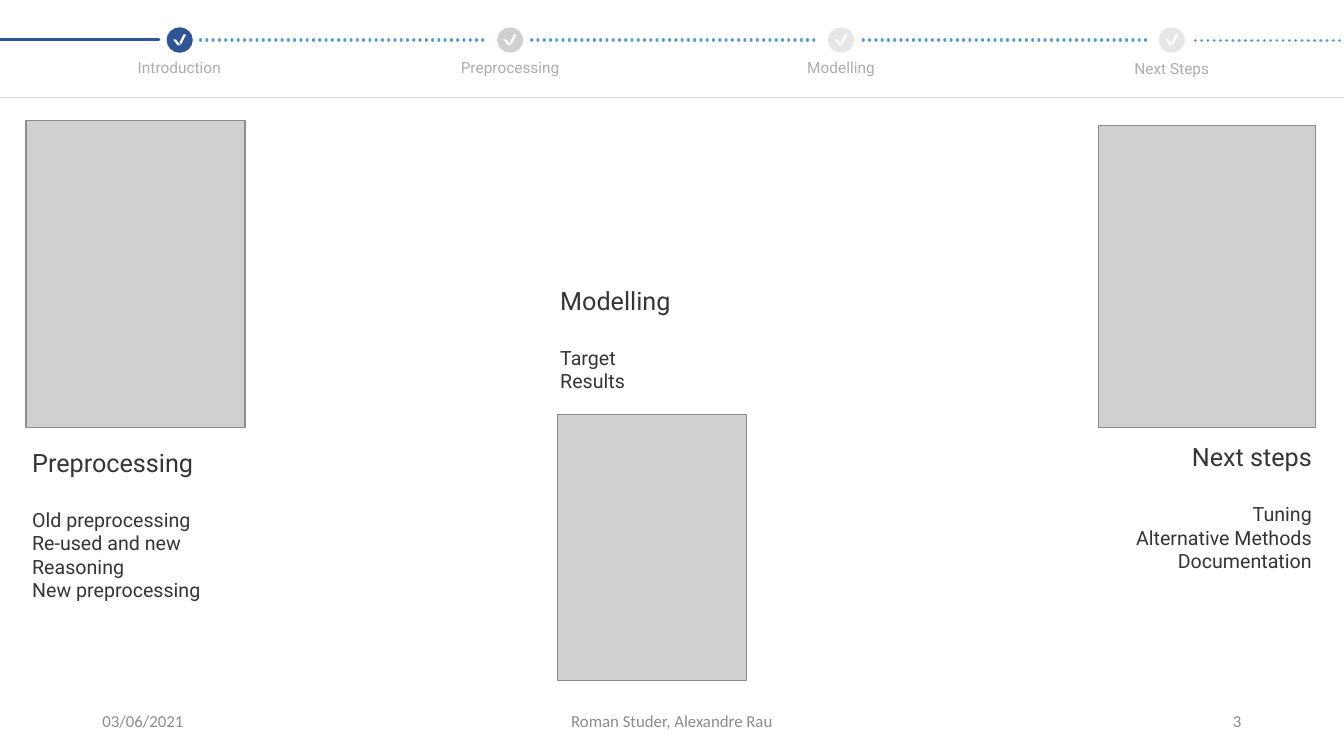
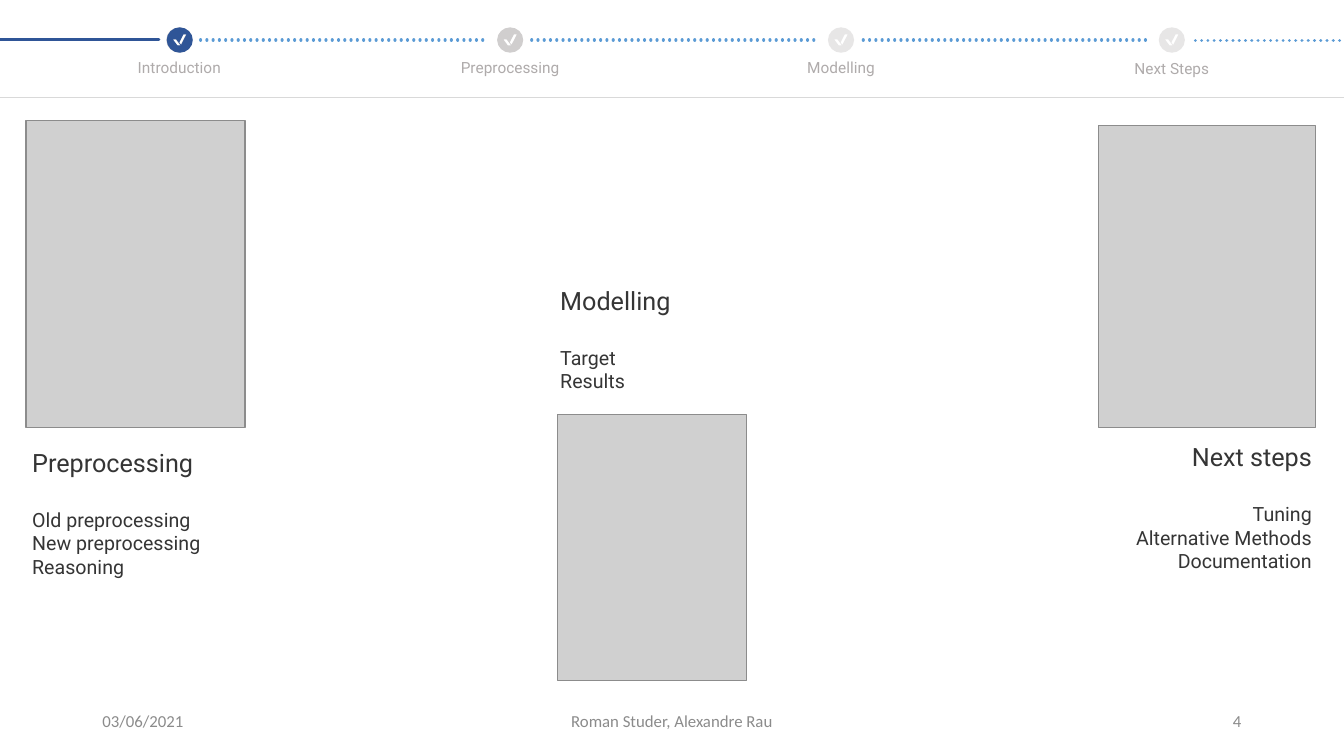
Before and after one commit to CrawTheOne/mirror_-fhnw_ds_fs2021_medical_challenge, a slide deck: slide 4 of presentation/Milestone_Presentation - Copy.pptx (slide 3 before the commit). Drawn at 1344x756 pixels with LibreOffice and Linux fonts; fonts in the diff are those of the drawing; grey boxes stand for pictures. Boxes give left, top, right and bottom in pixels: in the first picture for what was removed or moved away, otherwise in the second. Text is boxed around its words. In the diff, an @@ line names an element or a change of style, - is before the commit and + after.

```diff
--- a/presentation/Milestone_Presentation - Copy.pptx
+++ b/presentation/Milestone_Presentation - Copy.pptx
@@ text at <box>32,536,200,554</box>: text changed @@
-Re-used and new
+New preprocessing
@@ text at <box>32,583,200,601</box>: paragraph removed @@
-New preprocessing
@@ page number at <box>1233,716,1241,727</box>: text changed @@
-3
+4
```
Also in this commit, not shown: 4 other slides changed, 2 slides added, 1 slide removed.
